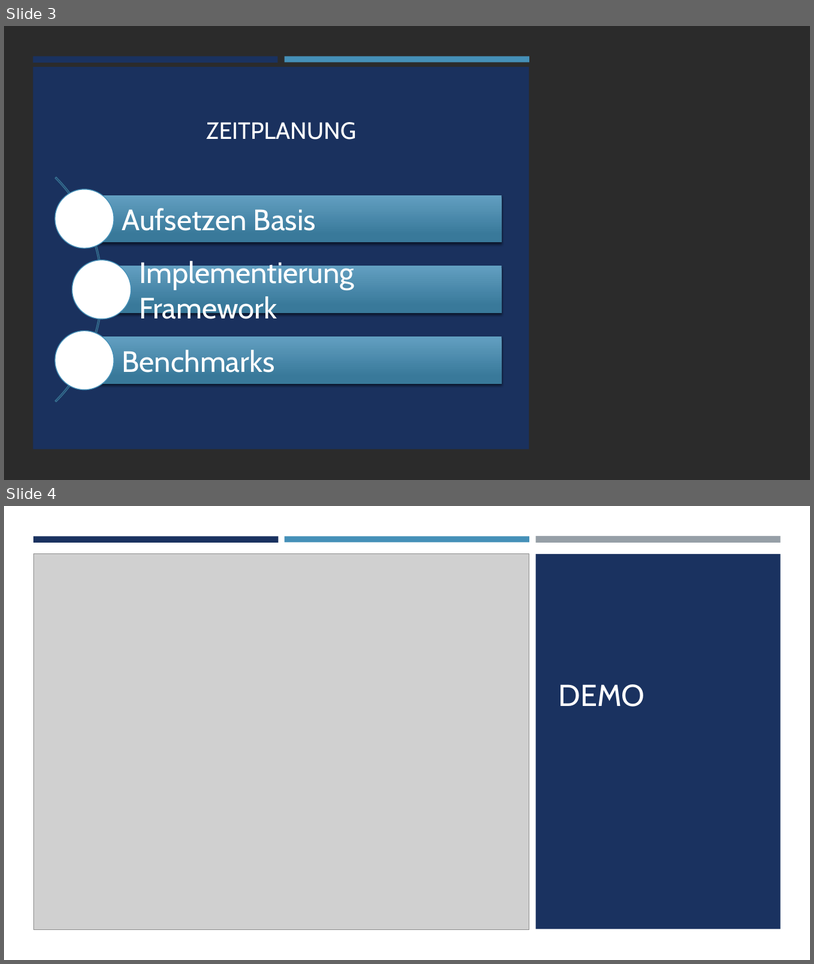
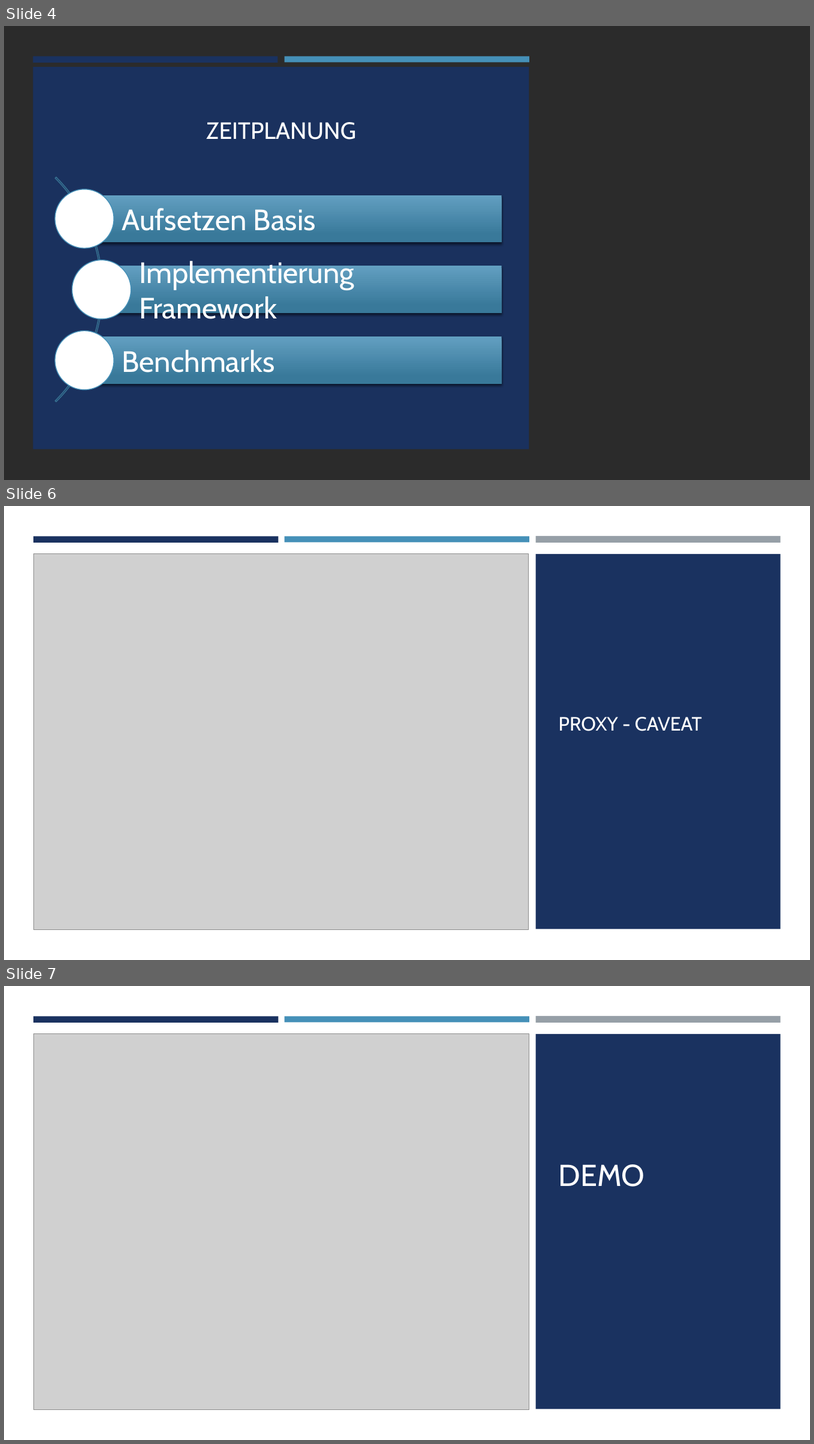
Before and after one commit to DavidOttino/Datenmanagement-jenseits-von-Relationen, a slide deck: projektaufgabe_1/Abschlusspraesentation_proj1.pptx. Shown one above the other, each under a label of ours: slides 3 and 4 before the commit, slides 4, 6 and 7 after it; the slides between them are not shown. The pictures are 814x964 and 814x1444 pixels, drawn with LibreOffice and Linux fonts; fonts in the diff are those of the drawing; grey boxes stand for pictures; background and template pictures are left out; a plain dark background stands for a picture behind light text. Boxes give left, top, right and bottom in pixels: in the first picture for what was removed or moved away, otherwise in the second. Text is boxed around its words. In the diff, an @@ line names an element or a change of style, - is before the commit and + after.

```diff
--- a/projektaufgabe_1/Abschlusspraesentation_proj1.pptx
+++ b/projektaufgabe_1/Abschlusspraesentation_proj1.pptx
@@ slide 6 added at (4, 506, 810, 960), background #FFFFFF @@
@@ rectangle added at (4, 506, 810, 960), fill #FFFFFF @@
@@ rectangle added at (33, 536, 279, 542), fill #1A3260 @@
@@ rectangle added at (285, 536, 530, 542), fill #4590B8 @@
@@ rectangle added at (536, 536, 781, 543), fill #969FA7 @@
@@ picture added at (33, 554, 529, 930) @@
@@ rectangle added at (536, 554, 781, 929), fill #1A3260 @@
@@ title added at (559, 717, 702, 731), 23 pt, text #FFFFFF @@
+PROXY - CAVEAT
@@ what was slide 3 is now slide 4 @@
@@ what was slide 4 is now slide 7 @@
```
Also in this commit, not shown: 3 other slides added, 1 slide removed.
